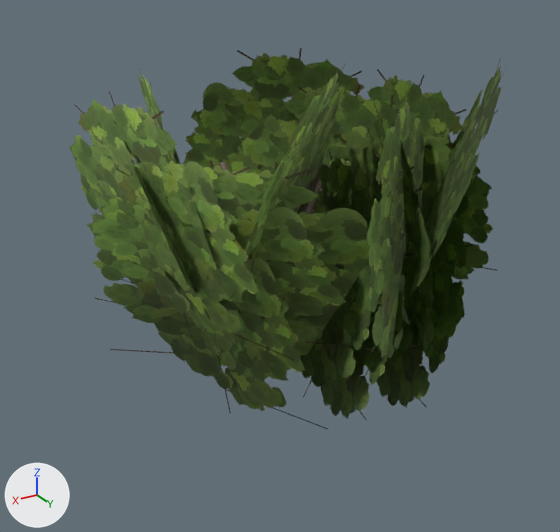
Before and after pictures for a commit that changed the glTF model public/maps/assets/models/shrub-wide.glb.
The view is the same before and after, from a 50 mm lens placed at (2.23, 3.9, 2.26), pointed at (-0.09, 0.03, 0.32). Arrows for +X, +Y and +Z are at lower left; the lights stay in place. The picture after the commit comes second. Where no turn or scale is listed for an object, it has been applied to the vertices.

The scene before the commit, as lines of its bpy script (objects in view):
```python
me_shrub_wide_leaves = bpy.data.meshes.new('shrub-wide-leaves')
me_shrub_wide_leaves.from_pydata(...)  # 80 vertices, 40 faces; spans x -1.46..1.46, y -1.63..1.63, z -1.21..1.21
me_shrub_wide_leaves.materials.append(mat_foliage_shrub_oak)  # picture img_leaves_oak
ob_shrub_wide_leaves = bpy.data.objects.new('shrub-wide-leaves', me_shrub_wide_leaves)
ob_shrub_wide_leaves.location = (-0.202, 0.006, 0.51)
```
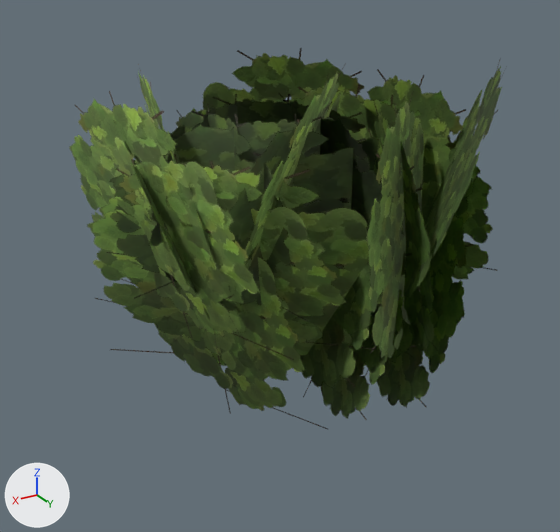
Where the change shows, as pixel boxes [x1, y1, x2, y2] in the pictures (560 x 532 px):
```json
{"object": "shrub-wide-inner", "change": "added", "after": [106, 93, 396, 322], "on screen": "green"}
```

Edits to the scene script, one JSON object a line:
```json
{"op": "add", "block": "img_leaves_oak_dark", "code": ["img_leaves_oak_dark = load_image('leaves-oak-dark', '_unpacked/leaves-oak-dark', 512, 512, 'sRGB')"]}
{"op": "add", "block": "mat_foliage_shrub_oak_dark", "code": ["mat_foliage_shrub_oak_dark = principled_material('foliage-shrub-oak-dark')", "mat_foliage_shrub_oak_dark.texture = img_leaves_oak_dark  # with its transparency", "mat_foliage_shrub_oak_dark.roughness = 0.8"]}
{"op": "add", "block": "me_shrub_wide_inner", "code": ["me_shrub_wide_inner = bpy.data.meshes.new('shrub-wide-inner')", "me_shrub_wide_inner.from_pydata(...)  # 24 vertices, 12 faces; spans x -1.05..1.05, y -1.04..1.04, z -0.64..0.64", "me_shrub_wide_inner.materials.append(mat_foliage_shrub_oak_dark)  # picture img_leaves_oak_dark"]}
{"op": "add", "block": "ob_shrub_wide_inner", "code": ["ob_shrub_wide_inner = bpy.data.objects.new('shrub-wide-inner', me_shrub_wide_inner)", "ob_shrub_wide_inner.location = (0.0, 0.0, 0.787)"]}
```
